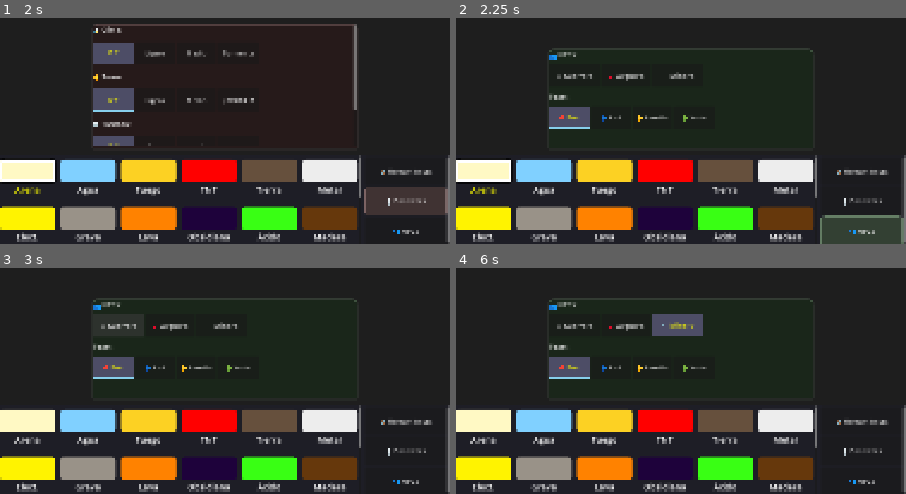
Above: before the commit, frames 1-4 (two rows, left to right).
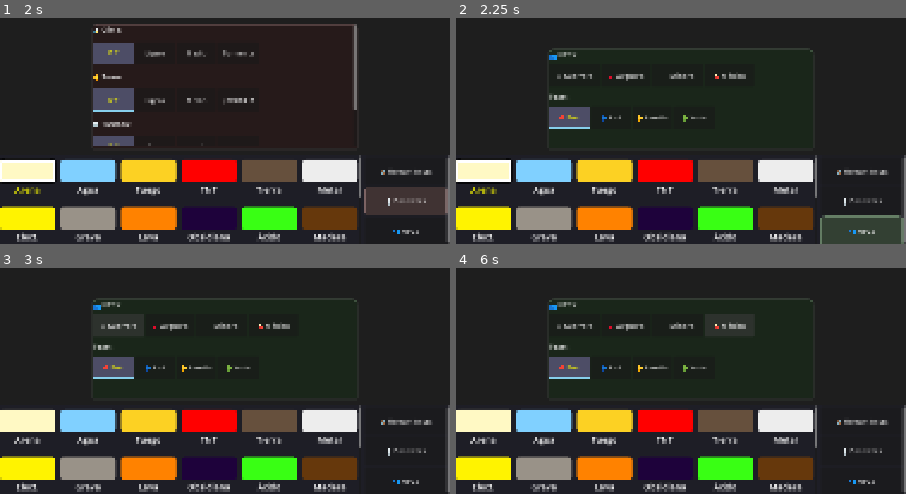
Above: after the commit, the same moments.

Repository: OmarSaez/Sandbox-game
Game: Godot game, scene res://scenes/main/main_scene.tscn
Same seed, same stepped clock (60 frames per second), same inputs: the game is played once before the commit and once after it.
Inputs (mouse positions are in pixels of both pictures, inside the frame that each line leads up to):
- Up to frame 1 (2 s): click "🛠️ Herramientas" at 0.5 s; click "🌪️ Desastres" at 1.25 s
- Up to frame 2 (2.25 s): click "👥 NPCs" at 2 s
- Up to frame 3 (3 s): click "⚔️ Guerrero" at 2.75 s
- Up to frame 4 (6 s): click "🏹 Arquero" at 3.5 s; click "⛏️ Minero" at 4.25 s; click "🔴 Rojo" at 5 s; click (730, 326) at 5.75 s, where only the run after the commit has a clickable "💊 Médico"

Frame 1 is identical in both runs. In frame 2, 0.1% of the frame differs, in the area x 57-65%, y 23-27%; in frame 3, 0.1%; in frame 4, 1.2%, in the area x 43-65%, y 20-31%.

Commit message:
Se crea al NPC medico

Diff:
--- a/sandbox/scripts/sandbox/sandbox_grid.gd
+++ b/sandbox/scripts/sandbox/sandbox_grid.gd
@@ -117,6 +117,7 @@
 	"warrior_attack": "sword_swing", # Ataque de Guerrero
 	"archer_shoot": "bow_shoot",     # Disparo de Arquero
 	"miner_dig": "pickaxe_hit",      # Minero picando tierra
+	"medic_heal": "medic_heal",      # <--- CANAL RESERVADO PARA EL SONIDO DEL MÉDICO
 
 	# Sonidos Continuos de Clima / Desastres (LOOP EN TIEMPO REAL) MP3
 	"weather_1": "rain_light",
@@ -188,6 +189,7 @@
 		"warrior": "⚔️ Guerrero",
 		"archer": "🏹 Arquero",
 		"miner": "⛏️ Minero",
+		"medic": "💊 Médico",
 		"team_red": "🔴 Rojo",
 		"team_blue": "🔵 Azul",
 		"team_yellow": "🟡 Amarillo",
@@ -239,6 +241,7 @@
 		"warrior": "⚔️ Warrior",
 		"archer": "🏹 Archer",
 		"miner": "⛏️ Miner",
+		"medic": "💊 Medic",
 		"team_red": "🔴 Red",
 		"team_blue": "🔵 Blue",
 		"team_yellow": "🟡 Yellow",
@@ -492,6 +495,11 @@
 	# 70: Ice (Light Cyan Static Solid)
 	_register_material(70, Color("#bbe0fcff"), SandboxMaterial.Tags.SOLID | SandboxMaterial.Tags.GRAV_STATIC)
 
+	# --- MEDIC SYSTEM ---
+	# 80: Medic Uniform (White)
+	_register_material(80, Color("#EEEEEE"), SandboxMaterial.Tags.NPC | SandboxMaterial.Tags.GRAV_STATIC)
+	# 81: Medic Cross (Red)
+	_register_material(81, Color("#FF1111"), SandboxMaterial.Tags.NPC | SandboxMaterial.Tags.GRAV_STATIC)
 
 	# UI SETUP (Must happen AFTER materials are registered)
 	_setup_main_ui_containers()
@@ -1247,6 +1255,8 @@
 					if selected_material == 40: is_active = true
 				elif key == "miner_btn":
 					if selected_material == 50: is_active = true
+				elif key == "medic_btn":
+					if selected_material == 80: is_active = true
 				elif key.begins_with("team_btn_"):
 					var idx = int(key.split("_")[-1])
 					if idx == selected_team: is_active = true
@@ -2358,6 +2368,7 @@
 		create_npc_btn.call("warrior", 30)
 		create_npc_btn.call("archer", 40)
 		create_npc_btn.call("miner", 50)
+		create_npc_btn.call("medic", 80)
 
 		# Teams Row (NOW RESPONSIVE)
 		var team_lbl = Label.new()
@@ -2390,6 +2401,7 @@
 	var n_type = "warrior"
 	if selected_material == 40 or selected_material == 41: n_type = "archer"
 	elif selected_material == 50 or selected_material == 51: n_type = "miner"
+	elif selected_material == 80 or selected_material == 81: n_type = "medic"
 
 	# Register in entity list
 	var new_npc = {
@@ -2417,6 +2429,7 @@
 		"knockback_mult": randf_range(0.7, 1.3), # Unidades fuertes tiran más lejos
 		"cowardice": randf_range(0.15, 0.45), # Probabilidad personal de huir
 		"precision": randf_range(-0.6, 0.6), # Peor/Mejor puntería con arco
+		"heal_power": randf_range(15.0, 35.0), # Variación en fuerza de las curas médicas
 
 		# VARIANTE ELEMENTAL (1 de cada 20 = 5%)
 		"is_fire_variant": randf() < 0.05
@@ -2463,13 +2476,14 @@
 
 	var is_archer = npc.type == "archer"
 	var is_miner = npc.type == "miner"
-
-	var m_head = (41 if is_archer else (50 if is_miner else 31)) if override_mat == -1 else override_mat
+	var is_medic = npc.type == "medic"
+
+	var m_head = (41 if is_archer else (50 if is_miner else (80 if is_medic else 31))) if override_mat == -1 else override_mat
 	var m_skin = 33 if override_mat == -1 else override_mat
-	var m_body = (40 if is_archer else (50 if is_miner else 32)) if override_mat == -1 else override_mat
-	var m_legs = (50 if is_miner else 31) if override_mat == -1 else override_mat
+	var m_body = (40 if is_archer else (50 if is_miner else (80 if is_medic else 32))) if override_mat == -1 else override_mat
+	var m_legs = (50 if is_miner else (80 if is_medic else 31)) if override_mat == -1 else override_mat
 	var m_team = team_mat if override_mat == -1 else override_mat
-	var m_helmet = 51 if override_mat == -1 else override_mat
+	var m_helmet = (51 if is_miner else (81 if is_medic else 31)) if override_mat == -1 else override_mat
 
 	# Override for hit flash (More vibrant colors)
 	if is_flashing and override_mat == -1:
@@ -2523,9 +2537,75 @@
 		var np = npc.pos
 
 		# 2. AI: TARGET SELECTION & BEHAVIOR
-		if npc.attack_cooldown > 0: npc.attack_cooldown -= 0.05
-		var target = _find_closest_enemy(npc, 250.0) # Larger radar (250px)
+		var target = null
 		var is_attacking = false
+
+		# ==============================================================
+		# A. MEDIC AI (Pacifista y Sanador)
+		if npc.type == "medic":
+			var heal_cd = npc.get("attack_cooldown", 0.0)
+			if heal_cd > 0: heal_cd -= 0.05
+			npc["attack_cooldown"] = heal_cd
+
+			var closest_enemy = _find_closest_enemy(npc, 180.0)
+			var closest_ally = null
+			var ally_dist = 999.0
+
+			# Buscar aliados heridos
+			for other in active_npcs:
+				if other.team == npc.team and other != npc and other.hp > 0 and other.type != "medic":
+					var mhp = other.get("max_hp", 100.0)
+					if other.hp < mhp: # Necesita cura!
+						var d = npc.pos.distance_to(other.pos)
+						if d < ally_dist:
+							ally_dist = d; closest_ally = other
+
+			# 1. HUIDA VERSUS DEBER (Valor Médico)
+			# Los médicos son valientes A MENOS que su propia vida baje del 50%.
+			var medic_critical = npc.hp < (npc.get("max_hp", 100.0) * 0.5)
+			var enemy_very_close = closest_enemy and npc.pos.distance_to(closest_enemy.pos) < 120.0
+
+			if (medic_critical and enemy_very_close) or (enemy_very_close and not closest_ally):
+				# Huye porque está casi muerto, o porque hay peligro y NO hay heridos que salvar
+				npc.dir = 1 if closest_enemy.pos.x < np.x else -1
+				npc["is_fleeing"] = true # Llora de pánico
+			else:
+				# 2. ASISTENCIA MÉDICA ES MÁXIMA PRIORIDAD
+				npc["is_fleeing"] = false # Mantiene la compostura si ve heridos
+				if closest_ally:
+					if ally_dist < 25.0:
+						npc.dir = 0 # Parar y curar bajo fuego cruzado
+						if heal_cd <= 0:
+							var maxh = closest_ally.get("max_hp", 100.0)
+							var heal_amt = npc.get("heal_power", 20.0) # Potencia de cura aleatoria por individuo
+							closest_ally.hp = min(closest_ally.hp + heal_amt, maxh)
+							npc["attack_cooldown"] = 1.0 # 1 segundo por inyección (aprox)
+							_play_action_sound("medic_heal")
+
+							# Reanimación de Morale
+							if closest_ally.hp > maxh * 0.3:
+								closest_ally["morale_broken"] = false
+								closest_ally["is_fleeing"] = false
+
+							# Trazar cruces verdes en partículas!
+							for f in range(6):
+								visual_sparks.append({"x":float(closest_ally.pos.x+randf_range(-3,3)),"y":float(closest_ally.pos.y+randf_range(-5,0)),"vx":0.0,"vy":randf_range(-35.0,-15.0),"color":Color.GREEN,"life":0.6})
+					else:
+						# Correr hacia el aliado herido (¡Incluso si hay enemigos cerca!)
+						npc.dir = 1 if closest_ally.pos.x > np.x else -1
+				else:
+					# Patrullaje médico pasivo (todos están sanos y no hay peligro)
+					if randf() < 0.02: npc.dir = 1 if randf() > 0.5 else -1
+					if npc.dir == 0: npc.dir = 1 if randf() > 0.5 else -1
+
+			# Salta el resto del código de los guerreros y arqueros
+			pass
+
+		# ==============================================================
+		# B. WARRIOR / ARCHER AI (Agresores)
+		elif npc.type != "miner":
+			target = _find_closest_enemy(npc, 250.0) # Larger radar (250px)
+			if npc.attack_cooldown > 0: npc.attack_cooldown -= 0.05
 
 		# -- SISTEMA DE MORAL (Instinto de Supervivencia) --
 		var critical_hp = npc.get("max_hp", 100.0) * 0.3
@@ -2540,73 +2620,74 @@
 				if _get_cell(start_drop_x, np.y) == 0:
 					_set_cell(start_drop_x, np.y, 2)
 
-		var fleeing = npc.get("is_fleeing", false)
-
-		if fleeing and npc.type != "miner":
-			# MODO HUIDA: Correr en dirección contraria a la amenaza
-			if target:
-				npc.dir = 1 if target.pos.x < np.x else -1
-			# Si no hay amenaza cerca (se alejó bastante), igual sigue corriendo asustado
-			if npc.dir == 0: npc.dir = 1 if randf() > 0.5 else -1
-
-			# LÁGRIMAS DE PÁNICO: 10% de probabilidad por tick de soltar una gota de agua (llorar)
-			if randf() < 0.10:
-				var drop_x = np.x + (1 if npc.dir == -1 else 0) # Dejar la lágrima detrás de la cara
-				if _get_cell(drop_x, np.y) == 0:
-					_set_cell(drop_x, np.y, 2) # Agua (ID 2)
-
-		elif !target and npc.type != "miner":
-			# DEFAULT PATROL (If no target, keep moving to explore locally)
-			if randf() < 0.02: # 2% chance per tick to turn around (roam locally)
-				npc.dir = 1 if randf() > 0.5 else -1
-			if npc.dir == 0: npc.dir = 1 if randf() > 0.5 else -1
-
-		elif target and npc.type != "miner":
-			var dist_x = target.pos.x - np.x
-			var dx_abs = abs(dist_x)
-			var dy_abs = abs(target.pos.y - np.y)
-
-			if npc.type == "warrior":
-				var target_below = target.pos.y > np.y + 8
-
-				# GLOBAL SWEEP: If target is below, walk SIDE-TO-SIDE until ledge found
-				if target_below:
-					if npc.dir == 0: npc.dir = 1 if randf() > 0.5 else -1
-				else:
-					npc.dir = 1 if dist_x > 0 else -1
-
-				if dx_abs < 6 and dy_abs < 6:
+		if npc.type != "miner" and npc.type != "medic":
+			var fleeing = npc.get("is_fleeing", false)
+
+			if fleeing:
+				# MODO HUIDA: Correr en dirección contraria a la amenaza
+				if target:
+					npc.dir = 1 if target.pos.x < np.x else -1
+				# Si no hay amenaza cerca (se alejó bastante), igual sigue corriendo asustado
+				if npc.dir == 0: npc.dir = 1 if randf() > 0.5 else -1
+
+				# LÁGRIMAS DE PÁNICO: 10% de probabilidad por tick de soltar una gota de agua (llorar)
+				if randf() < 0.10:
+					var drop_x = np.x + (1 if npc.dir == -1 else 0) # Dejar la lágrima detrás de la cara
+					if _get_cell(drop_x, np.y) == 0:
+						_set_cell(drop_x, np.y, 2) # Agua (ID 2)
+
+			elif !target:
+				# DEFAULT PATROL (If no target, keep moving to explore locally)
+				if randf() < 0.02: # 2% chance per tick to turn around (roam locally)
+					npc.dir = 1 if randf() > 0.5 else -1
+				if npc.dir == 0: npc.dir = 1 if randf() > 0.5 else -1
+
+			elif target:
+				var dist_x = target.pos.x - np.x
+				var dx_abs = abs(dist_x)
+				var dy_abs = abs(target.pos.y - np.y)
+
+				if npc.type == "warrior":
+					var target_below = target.pos.y > np.y + 8
+
+					# GLOBAL SWEEP: If target is below, walk SIDE-TO-SIDE until ledge found
+					if target_below:
+						if npc.dir == 0: npc.dir = 1 if randf() > 0.5 else -1
+					else:
+						npc.dir = 1 if dist_x > 0 else -1
+
+					if dx_abs < 6 and dy_abs < 6:
+						is_attacking = true
+						if npc.attack_cooldown <= 0:
+							_attack_npc(npc, target)
+							npc.attack_cooldown = 0.6
+
+					# Stop ONLY if on same level AND close in X
+					if dx_abs < 4 and !target_below: npc.dir = 0
+				elif npc.type == "archer":
+					var target_below = target.pos.y > np.y + 12
+
+					# REPOSITION MODE: If frustrated (miss_counter < 0), force horizontal move
+					if npc.miss_counter < 0:
+						npc.miss_counter += 1
+						if npc.dir == 0: npc.dir = 1 if randf() > 0.5 else -1
+					else:
+						if dx_abs > 120: npc.dir = 1 if dist_x > 0 else -1
+						elif dx_abs < 50:
+							npc.dir = -1 if dist_x > 0 else 1
+						else:
+							# GLOBAL HUNT: Walk until hole or ledge
+							if target_below:
+								if npc.dir == 0: npc.dir = 1 if randf() > 0.5 else -1
+							else:
+								npc.dir = 0
+
 					is_attacking = true
 					if npc.attack_cooldown <= 0:
-						_attack_npc(npc, target)
-						npc.attack_cooldown = 0.6
-
-				# Stop ONLY if on same level AND close in X
-				if dx_abs < 4 and !target_below: npc.dir = 0
-			elif npc.type == "archer":
-				var target_below = target.pos.y > np.y + 12
-
-				# REPOSITION MODE: If frustrated (miss_counter < 0), force horizontal move
-				if npc.miss_counter < 0:
-					npc.miss_counter += 1
-					if npc.dir == 0: npc.dir = 1 if randf() > 0.5 else -1
-				else:
-					if dx_abs > 120: npc.dir = 1 if dist_x > 0 else -1
-					elif dx_abs < 50:
-						npc.dir = -1 if dist_x > 0 else 1
-					else:
-						# GLOBAL HUNT: Walk until hole or ledge
-						if target_below:
-							if npc.dir == 0: npc.dir = 1 if randf() > 0.5 else -1
-						else:
-							npc.dir = 0
-
-				is_attacking = true
-				if npc.attack_cooldown <= 0:
-					_shoot_arrow(npc, target)
-					npc.miss_counter += 1
-					if npc.miss_counter >= 3: npc.miss_counter = -40 # Reposition for 40 ticks
-					npc.attack_cooldown = 1.1 if dx_abs > 50 else 1.5
+						_shoot_arrow(npc, target)
+						npc.miss_counter += 1
+						if npc.miss_counter >= 3: npc.miss_counter = -40 # Reposition for 40 ticks
+						npc.attack_cooldown = 1.1 if dx_abs > 50 else 1.5
 
 		# 3. MINER AI
 		if npc.type == "miner":
